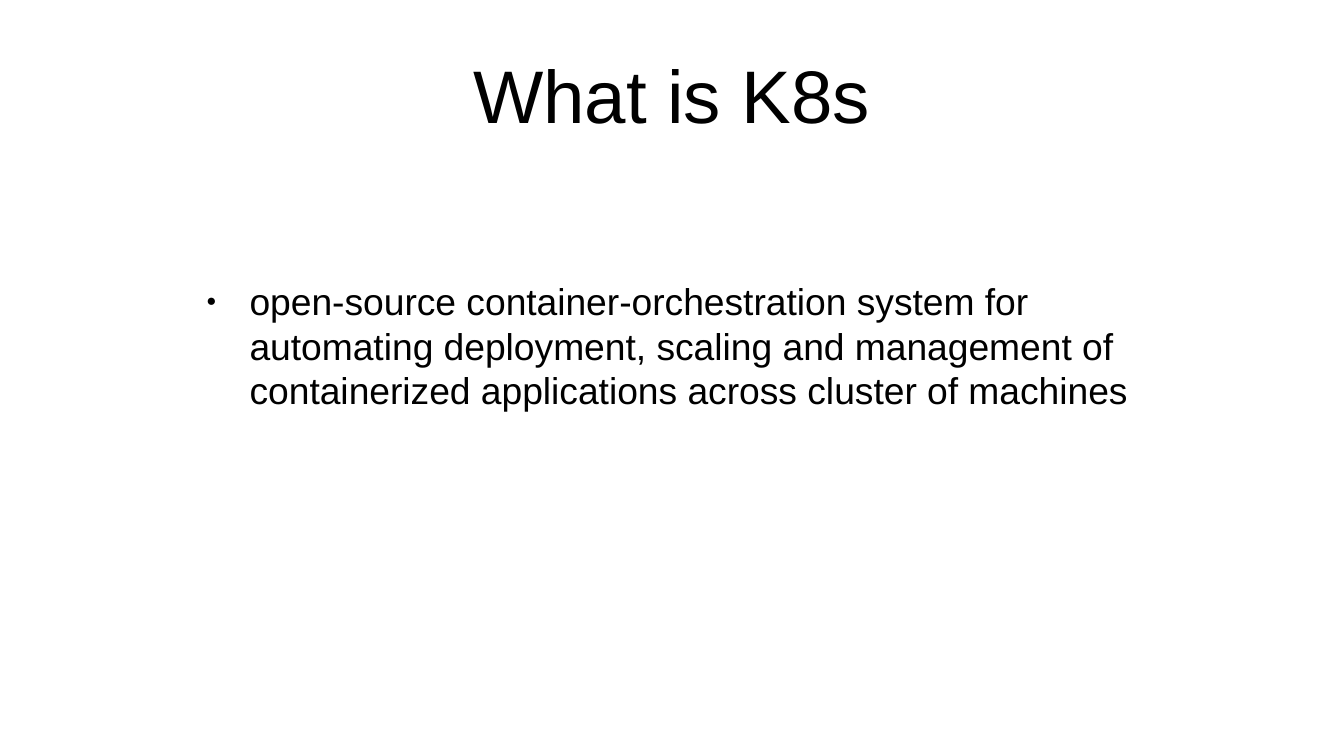
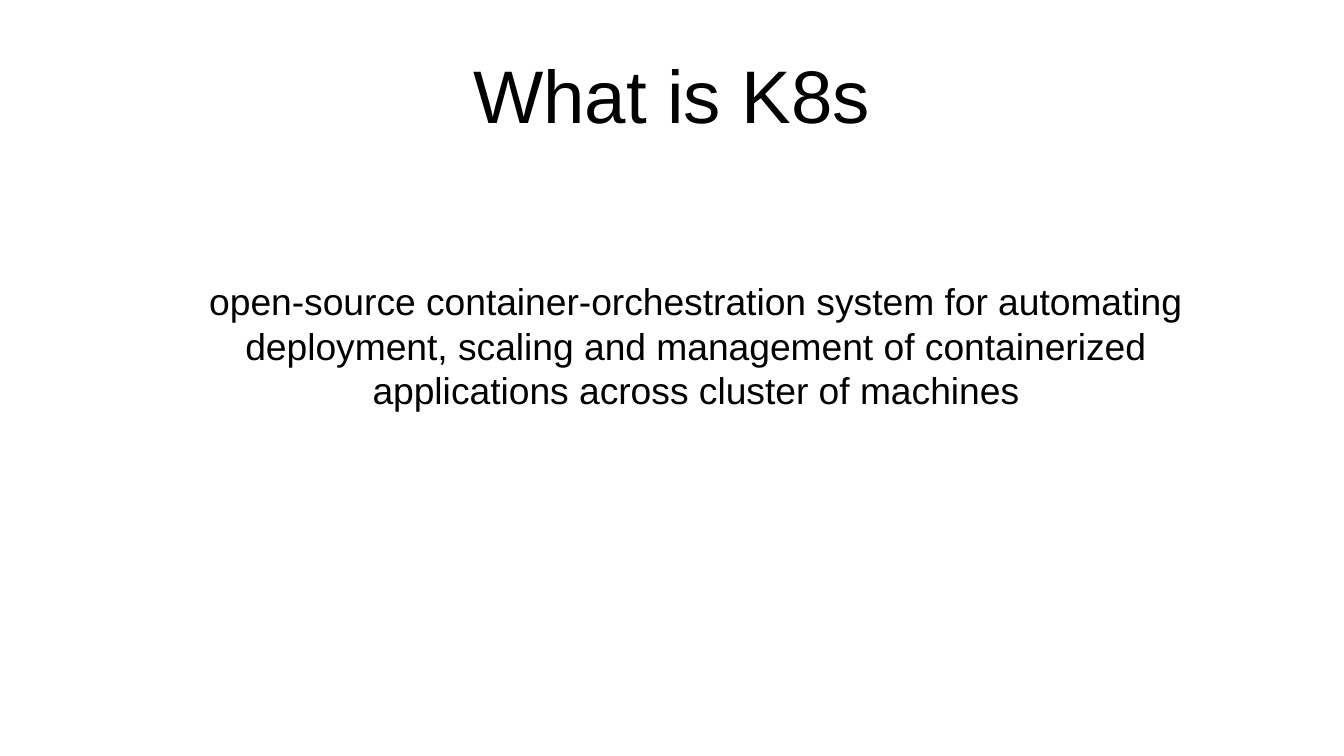
Before and after one commit to ksmane15/docs-k8s, a slide deck: slide 5 of k8s.odp. Drawn at 1344x756 pixels with LibreOffice and Linux fonts; fonts in the diff are those of the drawing. Boxes give left, top, right and bottom in pixels: in the first picture for what was removed or moved away, otherwise in the second. Text is boxed around its words. In the diff, an @@ line names an element or a change of style, - is before the commit and + after.

Commit message:
ppt v1 done

```diff
--- a/k8s.odp
+++ b/k8s.odp
@@ text "open-source container-orchestration system for automating ..." at (209, 288, 1182, 412): alignment left to centre; bullet ● to none @@
```
Also in this commit, not shown: 15 slides added.
